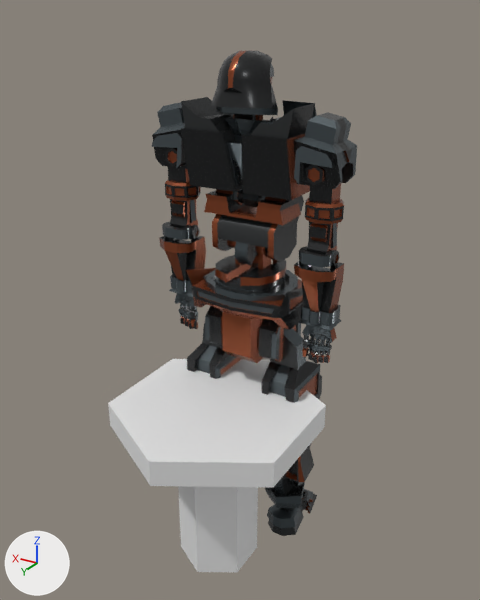
What one commit did to the FBX model Assets/Characters/NPCS/Asshole.fbx.
Both versions are drawn from a 50 mm camera at (-6.59, 11.47, 11.4) aimed at (-0.22, 0.85, 6.09). Lighting does not change. The marker at lower left points along +X, +Y and +Z. Vertices at the same position are counted once.

The first picture shows 'Cylinder', 'Head', 'Legs', 'Torso'.
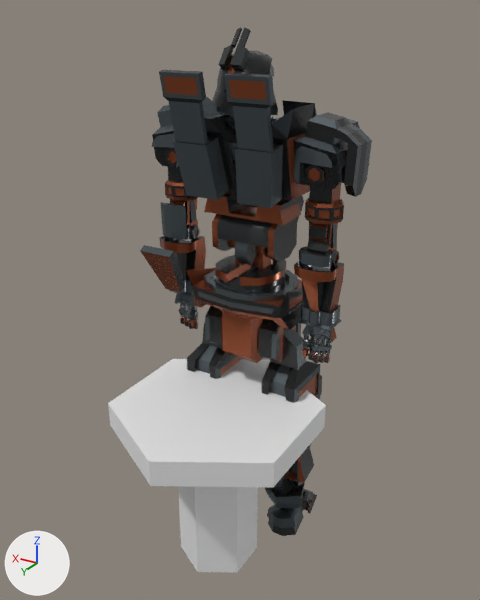
Where the change shows, as pixel boxes [x1, y1, x2, y2] in the pictures (480 x 600 px):
'Torso', reshaped (13% wider, 10% taller): before [152, 97, 357, 363]; after [140, 70, 372, 363]
'Head', reshaped (25% taller): before [211, 50, 278, 120]; after [211, 27, 278, 115]
part 1 of me_cube_006, built on: before [163, 112, 351, 281]; after [140, 70, 372, 292]
part 2 of me_cube_006, surface changed: [162, 97, 351, 238] in both
part 3 of me_cylinder_002, built on: before [222, 57, 248, 81]; after [219, 27, 251, 80]

The change, as a diff of the scene's bpy script:
```diff
--- a/Assets/Characters/NPCS/Asshole.fbx.py
+++ b/Assets/Characters/NPCS/Asshole.fbx.py
@@ me_cube_006 @@
 # used by ob_torso; location = (0.0, 0.0, 5.6)
-me_cube_006.from_pydata(...)  # 3580 vertices, 3466 faces; spans x -2.08..2.08, y -0.94..0.79, z -0.93..4.29
+me_cube_006.from_pydata(...)  # 3735 vertices, 3621 faces; spans x -2.35..2.08, y -0.94..1.44, z -0.93..4.89
+# me_cube_006 part 1
+# 17 faces are deleted
+# 4 vertices in x 1.48..1.8, y -0.11, z 1.9..2.11 move by (0.0, -0.09, 0.0)
+# 119 vertices are added at x -2.35..2.02, y -0.75..1.44, z 0.22..4.89
+# 8 new vertices lie (0.0, 0.24, -0.05) away from vertices in x -1.06..1.06, y 0.53..0.77, z 2.61..3.67
+# 8 new vertices lie (0.0, 0.17, -0.04) away from vertices in x -1.06..1.06, y 0.77..1.01, z 2.56..3.62
+# 5 new vertices lie (0.0, 0.01, 0.5) away from vertices in x 1.31..1.96, y 0.46..0.55, z 1.62..1.64
+# 9 new vertices lie (0.18, 0.0, 0.04) away from vertices in x -1.93..-1.54, y -0.75..-0.25, z 3.71..4.03
+# 6 new vertices lie (0.86, 0.0, 0.0) away from vertices in x -1.12..0.26, y 1.21..1.44, z 4.41..4.86
+# 172 new faces join them
+# me_cube_006 part 2: 36 kept faces spanning x -1.93..1.97, y -0.94..0.69, z 1.41..4.29 get new texture (UV) coordinates
 me_cube_006.materials.append(mat_material_001)
@@ me_cylinder_002 @@
 # used by ob_head; location = (0.0, 0.0, 5.6)
-me_cylinder_002.from_pydata(...)  # 239 vertices, 227 faces; spans x -0.64..0.64, y -0.629..0.823, z 3.894..5.19
+me_cylinder_002.from_pydata(...)  # 279 vertices, 267 faces; spans x -0.64..0.64, y -0.629..0.924, z 3.894..5.586
+# me_cylinder_002 part 3
+# 2 faces are deleted
+# 3 vertices in x -0.063..0.063, y 0.783, z 4.88 move by (0.0, -0.003, 0.0)
+# 28 vertices are added at x -0.235..0.235, y 0.325..0.842, z 4.909..5.586
+# 6 new vertices lie (0.0, 0.083, 0.066) away from vertices in x -0.235..0.235, y 0.55..0.667, z 5.082..5.238
+# 6 new vertices lie (0.0, 0.082, 0.066) away from vertices in x -0.225..0.235, y 0.552..0.842, z 4.909..5.236
+# 42 new faces join them
 me_cylinder_002.materials.append(mat_material_001)
```
